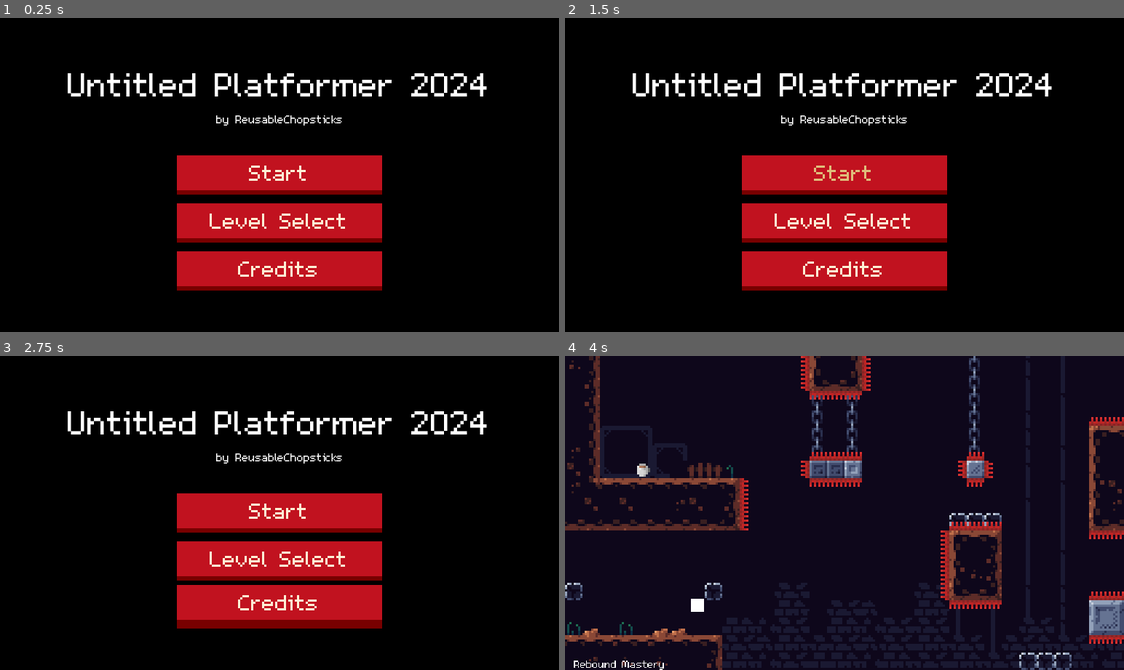
Above: before the commit, frames 1-4 (two rows, left to right).
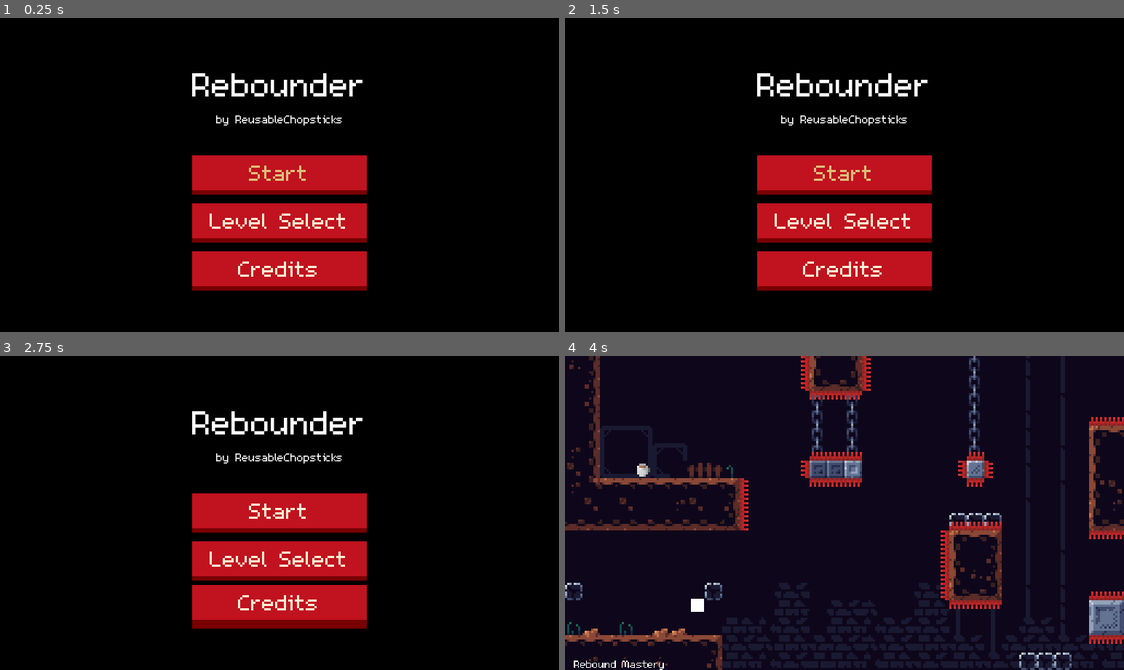
Above: after the commit, the same moments.

Repository: ReusableChopsticks/Platformer2024
Game: Godot game, scene res://scenes/levels/game_manager.tscn
Two runs of this game, one before a commit and one after it. Both use one fixed random seed, a clock stepped at 60 frames per second and the inputs below.
Inputs:
- Up to frame 1 (0.25 s): no input
- Up to frame 2 (1.5 s): click "Level Select" at 0.5 s; click "Back" at 1.25 s
- Up to frame 3 (2.75 s): click "Credits" at 2 s
- Up to frame 4 (4 s): click "Start" at 2.75 s; tap Enter at 3.5 s; hold Right (right) from 3.53 s (still down); tap Z (dash) at 3.6 s; tap Up (jump) at 3.77 s

The runs differ from the first frame. In frame 1, 4.3% of the frame differs, in the area x 12-88%, y 17-87%; in frame 2, 4.2%; in frame 3, 4.2%; in frame 4, nothing differs.

Commit message:
display best time in main menu
the spaghetti gets worse

Diff:
--- a/project.godot
+++ b/project.godot
@@ -10,7 +10,7 @@
 
 [application]
 
-config/name="Platformer2024"
+config/name="Rebounder"
 config/description="A platformer game where you can dash into walls to rebound and gain speed. Made by ReusableChopsticks, 2024."
 run/main_scene="res://scenes/levels/game_manager.tscn"
 config/features=PackedStringArray("4.2", "Forward Plus")
--- a/scenes/UI/end_screen.gd
+++ b/scenes/UI/end_screen.gd
@@ -1,6 +1,6 @@
 extends CanvasLayer
 
-## Must be instantiated as a child to LevelManager
+## Must be instantiated as a child of LevelManager
 
 var player_stats: Resource = preload("res://scenes/player/PlayerStats.tres")
 
@@ -14,7 +14,7 @@
 		%Time.text = "INVALID"
 		%TimeNote.show()
 	else:
-		%Time.text = str(level_manager.completion_time / 1000.0) + "s "
+		%Time.text = Calc.format_minutes(level_manager.completion_time)
 
 		## Update best time
 		if level_manager.completion_time < player_stats.best_time:
--- a/scenes/UI/end_screen.tscn
+++ b/scenes/UI/end_screen.tscn
@@ -379,7 +379,7 @@
 unique_name_in_owner = true
 modulate = Color(1, 1, 1, 0)
 layout_mode = 2
-text = "Main Menu"
+text = "   Main Menu"
 alignment = 0
 
 [node name="AnimationPlayer" type="AnimationPlayer" parent="."]
--- a/scenes/UI/main_menu.gd
+++ b/scenes/UI/main_menu.gd
@@ -1,6 +1,7 @@
 extends CanvasLayer
 
 var lvl_select = preload("res://scenes/UI/level_select_screen.tscn")
+var player_stats: Resource = preload("res://scenes/player/PlayerStats.tres")
 
 var first_input := true
 
@@ -8,10 +9,20 @@
 signal level_select_pressed
 signal credits_pressed
 
-func _input(event):
-	if first_input:
-		focus()
-		first_input = false
+func _ready():
+	update_display()
+
+func update_display():
+	focus()
+	var x = Calc.format_minutes(player_stats.best_time)
+	if x == "Not set yet!":
+		$BestTime.hide()
+		$BestTimeLabel.hide()
+	else:
+		$BestTime.text = x
+		$BestTime.show()
+		$BestTimeLabel.show()
+
 
 func focus():
 	%StartButton.grab_focus()
@@ -29,4 +40,4 @@
 
 func _on_level_select_button_visibility_changed():
 	if visible:
-		focus()
+		update_display()
--- a/scenes/UI/main_menu.tscn
+++ b/scenes/UI/main_menu.tscn
@@ -1,7 +1,13 @@
-[gd_scene load_steps=3 format=3 uid="uid://cvyorip3h0cce"]
+[gd_scene load_steps=5 format=3 uid="uid://cvyorip3h0cce"]
 
 [ext_resource type="Script" path="res://scenes/UI/main_menu.gd" id="1_3sq52"]
 [ext_resource type="Theme" uid="uid://dnn08y6crlm3c" path="res://themes/main_theme.tres" id="2_etkad"]
+
+[sub_resource type="LabelSettings" id="LabelSettings_k8u4e"]
+font_size = 12
+
+[sub_resource type="LabelSettings" id="LabelSettings_kp31u"]
+font_size = 10
 
 [node name="MenuScreen" type="CanvasLayer"]
 script = ExtResource("1_3sq52")
@@ -31,7 +37,7 @@
 
 [node name="Title" type="Label" parent="MarginContainer/VBoxContainer"]
 layout_mode = 2
-text = "Untitled Platformer 2024"
+text = "Rebounder"
 horizontal_alignment = 1
 
 [node name="MyName" type="Label" parent="MarginContainer/VBoxContainer"]
@@ -42,33 +48,48 @@
 
 [node name="MarginContainer" type="MarginContainer" parent="MarginContainer/VBoxContainer"]
 layout_mode = 2
-theme_override_constants/margin_left = 50
+size_flags_vertical = 3
 theme_override_constants/margin_top = 10
-theme_override_constants/margin_right = 50
 
-[node name="VBoxContainer" type="VBoxContainer" parent="MarginContainer/VBoxContainer/MarginContainer"]
+[node name="VBoxContainer2" type="VBoxContainer" parent="MarginContainer/VBoxContainer/MarginContainer"]
 layout_mode = 2
 theme_override_constants/separation = 7
 
-[node name="StartButton" type="Button" parent="MarginContainer/VBoxContainer/MarginContainer/VBoxContainer"]
+[node name="StartButton" type="Button" parent="MarginContainer/VBoxContainer/MarginContainer/VBoxContainer2"]
 unique_name_in_owner = true
 layout_mode = 2
 focus_neighbor_bottom = NodePath("../LevelSelectButton")
 text = "Start"
 
-[node name="LevelSelectButton" type="Button" parent="MarginContainer/VBoxContainer/MarginContainer/VBoxContainer"]
+[node name="LevelSelectButton" type="Button" parent="MarginContainer/VBoxContainer/MarginContainer/VBoxContainer2"]
 layout_mode = 2
 focus_neighbor_top = NodePath("../StartButton")
 focus_neighbor_bottom = NodePath("../CreditsButton")
 text = "Level Select"
 
-[node name="CreditsButton" type="Button" parent="MarginContainer/VBoxContainer/MarginContainer/VBoxContainer"]
+[node name="CreditsButton" type="Button" parent="MarginContainer/VBoxContainer/MarginContainer/VBoxContainer2"]
 layout_mode = 2
 focus_neighbor_top = NodePath("../LevelSelectButton")
 text = "Credits
 "
 
-[connection signal="pressed" from="MarginContainer/VBoxContainer/MarginContainer/VBoxContainer/StartButton" to="." method="_on_start_button_pressed"]
-[connection signal="pressed" from="MarginContainer/VBoxContainer/MarginContainer/VBoxContainer/LevelSelectButton" to="." method="_on_level_select_button_pressed"]
-[connection signal="visibility_changed" from="MarginContainer/VBoxContainer/MarginContainer/VBoxContainer/LevelSelectButton" to="." method="_on_level_select_button_visibility_changed"]
-[connection signal="pressed" from="MarginContainer/VBoxContainer/MarginContainer/VBoxContainer/CreditsButton" to="." method="_on_credits_button_pressed"]
+[node name="BestTimeLabel" type="Label" parent="."]
+offset_left = 13.0
+offset_top = 11.0
+offset_right = 53.0
+offset_bottom = 24.0
+text = "Best Time:"
+label_settings = SubResource("LabelSettings_k8u4e")
+
+[node name="BestTime" type="Label" parent="."]
+offset_left = 13.0
+offset_top = 21.0
+offset_right = 53.0
+offset_bottom = 34.0
+text = "PLACEHOLDER"
+label_settings = SubResource("LabelSettings_kp31u")
+
+[connection signal="pressed" from="MarginContainer/VBoxContainer/MarginContainer/VBoxContainer2/StartButton" to="." method="_on_start_button_pressed"]
+[connection signal="pressed" from="MarginContainer/VBoxContainer/MarginContainer/VBoxContainer2/LevelSelectButton" to="." method="_on_level_select_button_pressed"]
+[connection signal="visibility_changed" from="MarginContainer/VBoxContainer/MarginContainer/VBoxContainer2/LevelSelectButton" to="." method="_on_level_select_button_visibility_changed"]
+[connection signal="pressed" from="MarginContainer/VBoxContainer/MarginContainer/VBoxContainer2/CreditsButton" to="." method="_on_credits_button_pressed"]
--- a/scenes/interfaces/Calc.gd
+++ b/scenes/interfaces/Calc.gd
@@ -14,3 +14,12 @@
 	if (sign(direction) != sign(end - result)):
 		return end
 	return result
+
+func format_minutes(milliseconds: float):
+	if milliseconds == -1:
+		return "Not set yet!"
+
+	var total_sec = milliseconds / 1000.0
+	var min = total_sec / 60
+	var sec = total_sec - (total_sec / 60.0)
+	return "%sm %ss"
--- a/scenes/player/PlayerStats.tres
+++ b/scenes/player/PlayerStats.tres
@@ -7,3 +7,4 @@
 total_jumps = 100
 total_deaths = 0
 level_unlocked = 0
+best_time = -1.0
Not shown: 7 places in themes/main_theme.tres that only renumber resources
